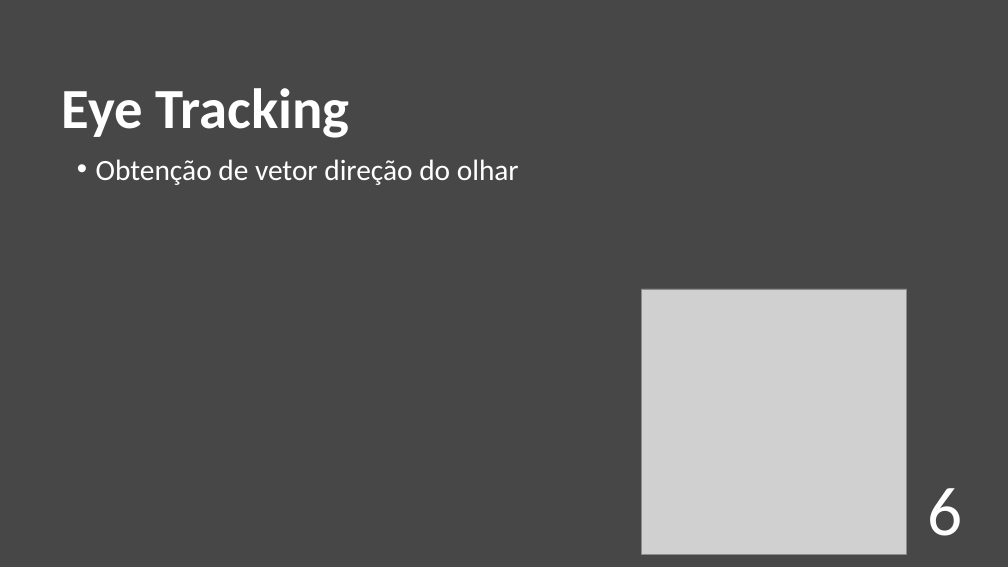
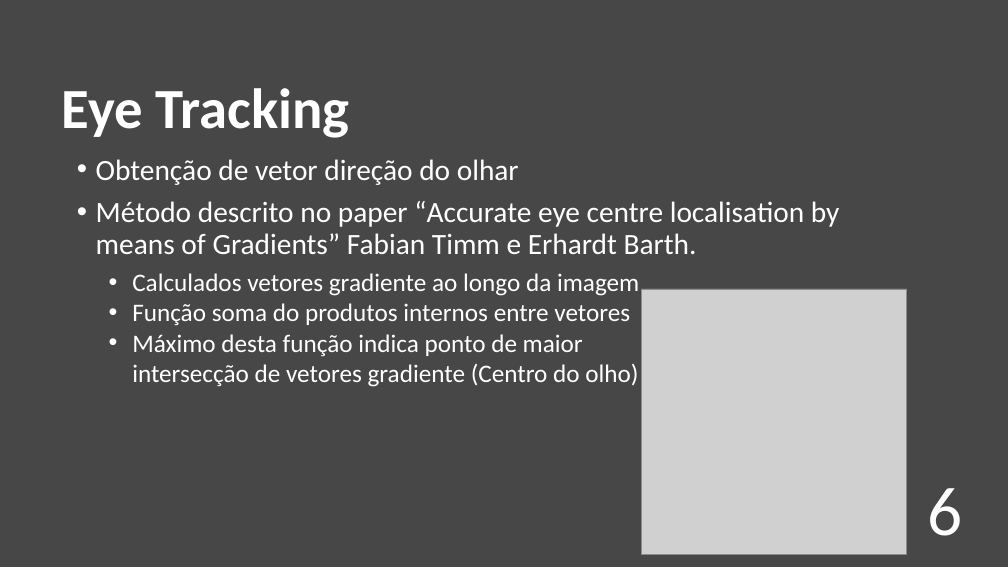
Before and after one commit to RRibeiro8/vc_projecto, a slide deck: slide 6 of docs/Presentation.pptx. Drawn at 1008x567 pixels with LibreOffice and Linux fonts; fonts in the diff are those of the drawing; grey boxes stand for pictures. Boxes give left, top, right and bottom in pixels: in the first picture for what was removed or moved away, otherwise in the second. Text is boxed around its words. In the diff, an @@ line names an element or a change of style, - is before the commit and + after.

```diff
--- a/docs/Presentation.pptx
+++ b/docs/Presentation.pptx
@@ text at bbox=[96, 201, 840, 254]: paragraph added @@
+• Método descrito no paper “Accurate eye centre localisation by means of Gradients” Fabian Timm e Erhardt Barth.
@@ text added at bbox=[132, 273, 639, 387], 24 pt, text #FFFFFF @@
+  • Calculados vetores gradiente ao longo da imagem
+  • Função soma do produtos internos entre vetores
+  • Máximo desta função indica ponto de maior intersecção de vetores gradiente (Centro do olho)
```
Also in this commit, not shown: 7 other slides changed, 1 other file.
